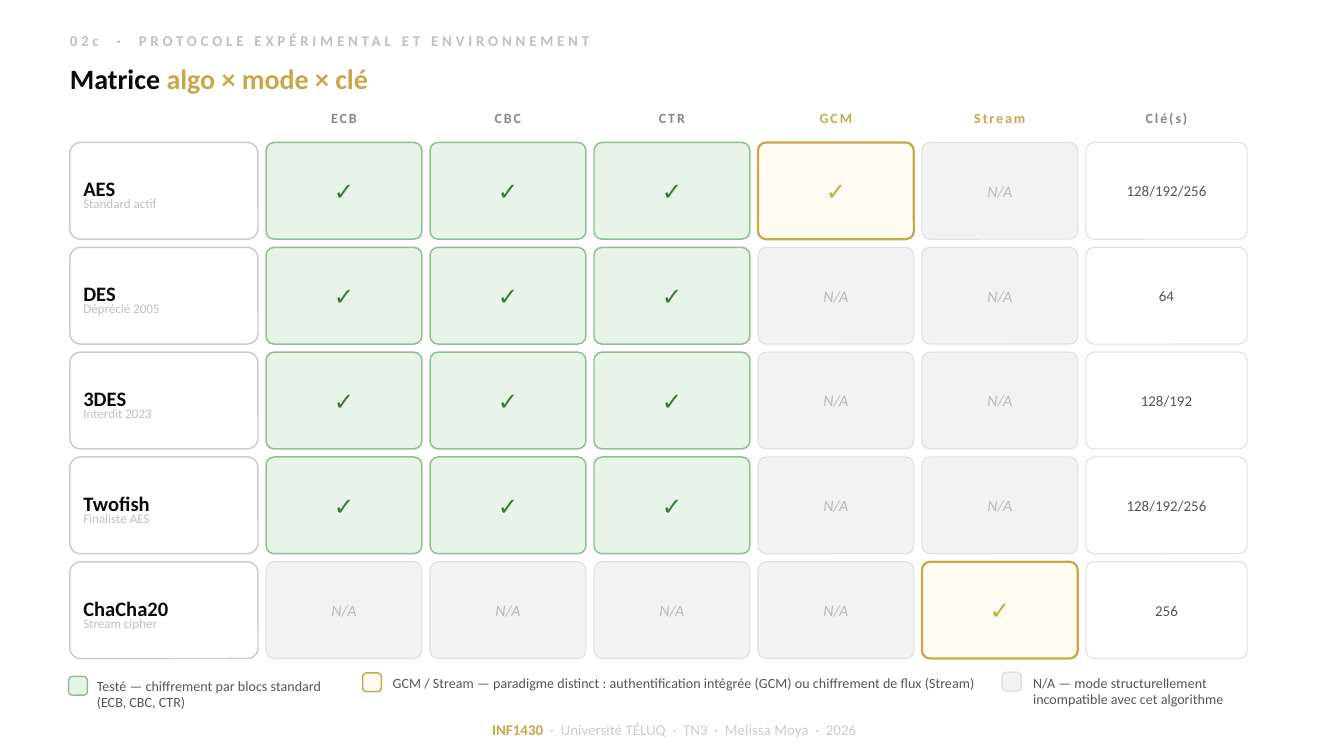
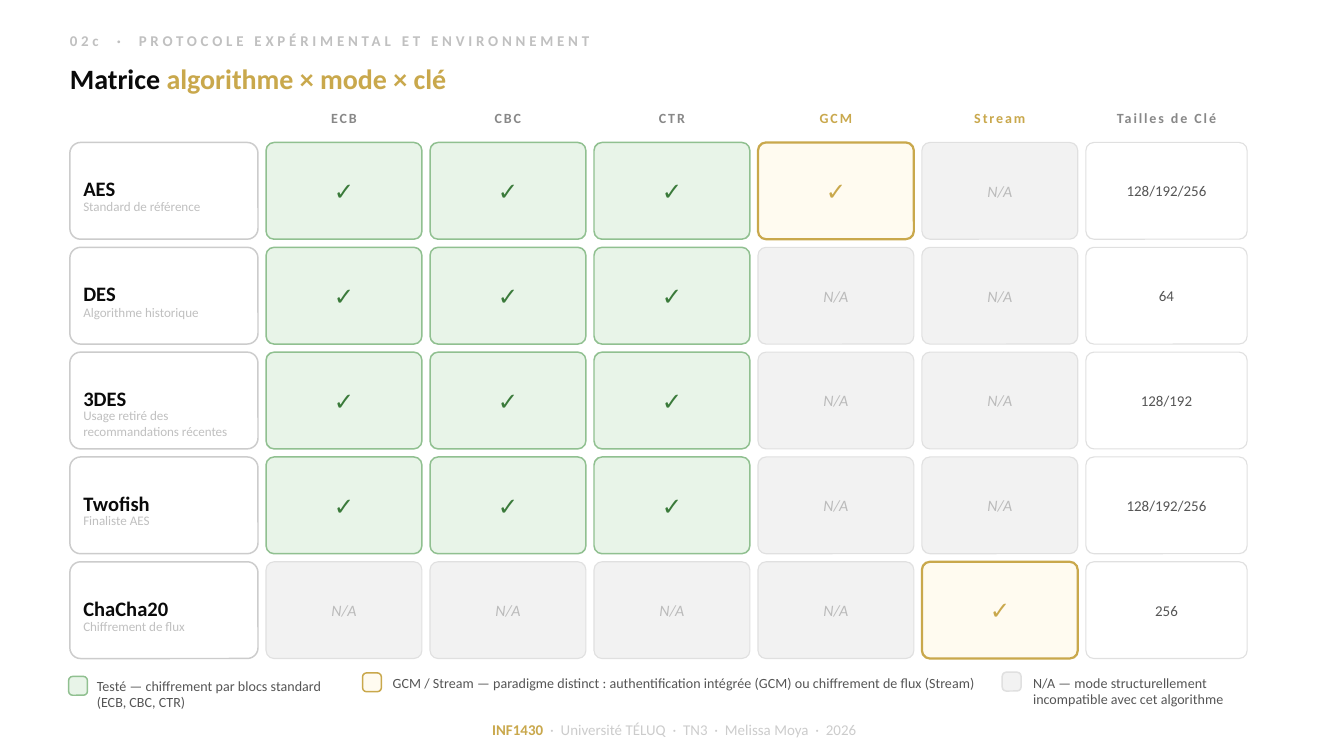
Before and after one commit to moyamelissa/INF1430-Comparaison-Chiffrement-Symetrique, a slide deck: slide 11 of docs/02-deliverables/INF1430_TN3_Melissa_Moya.pptx (slide 10 before the commit). Drawn at 1344x756 pixels with LibreOffice and Linux fonts; fonts in the diff are those of the drawing. Boxes give left, top, right and bottom in pixels: in the first picture for what was removed or moved away, otherwise in the second. Text is boxed around its words. In the diff, an @@ line names an element or a change of style, - is before the commit and + after.

```diff
--- a/docs/02-deliverables/INF1430_TN3_Melissa_Moya.pptx
+++ b/docs/02-deliverables/INF1430_TN3_Melissa_Moya.pptx
@@ text at (70,69,447,94): text changed @@
-Matrice algo × mode × clé
+Matrice algorithme × mode × clé
@@ text at (1146,113,1188,125): text changed @@
-Clé(s)
+Tailles de Clé
@@ text at (83,202,200,211): text changed @@
-Standard actif
+Standard de référence
@@ text at (83,308,198,319): text changed @@
-Déprécié 2005
+Algorithme historique
@@ text at (83,411,227,436): text changed @@
-Interdit 2023
+Usage retiré des recommandations récentes
@@ text at (83,622,184,631): text changed @@
-Stream cipher
+Chiffrement de flux
```
Also in this commit, not shown: 13 other slides changed, 15 slides added, 8 slides removed, 13 other files.
